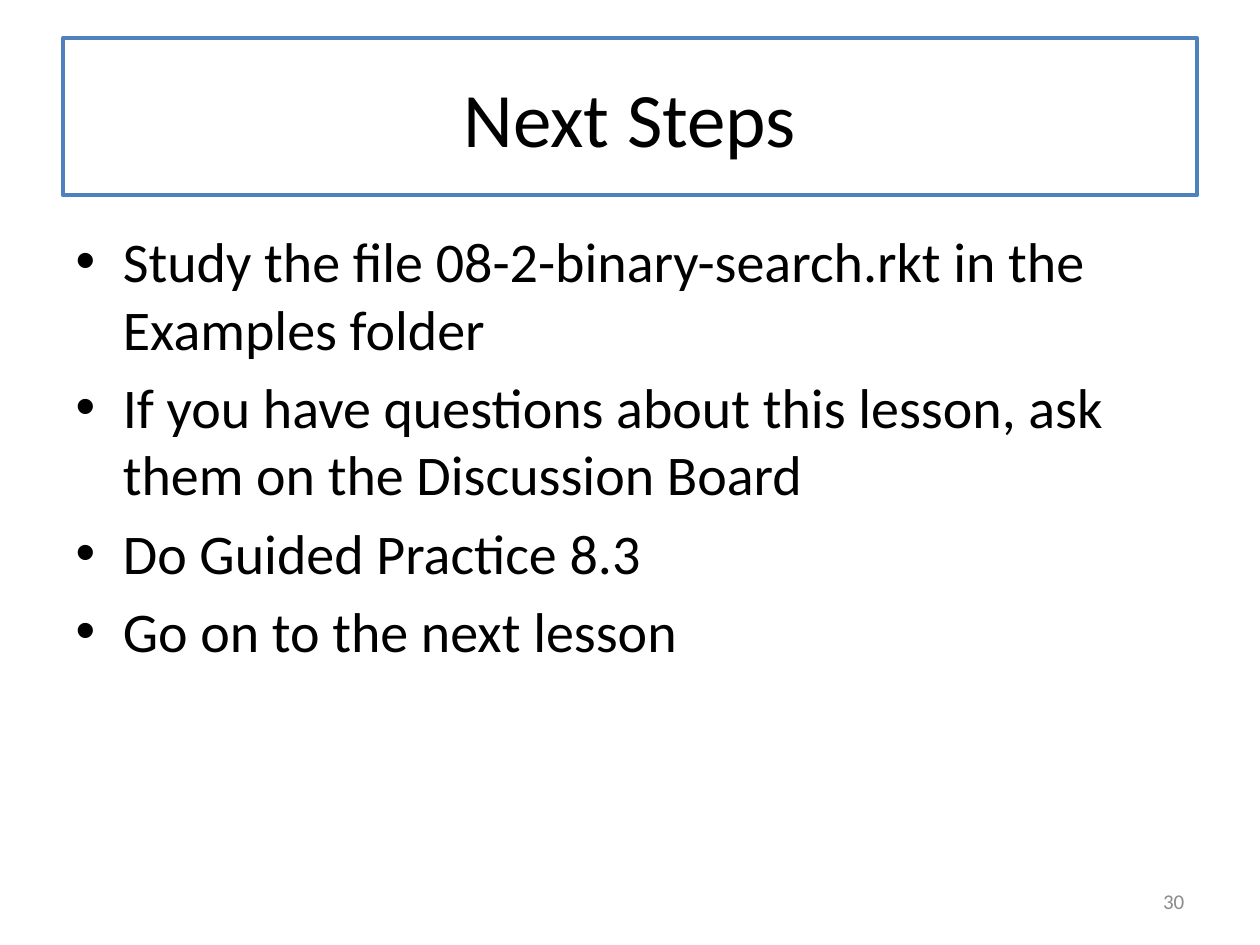
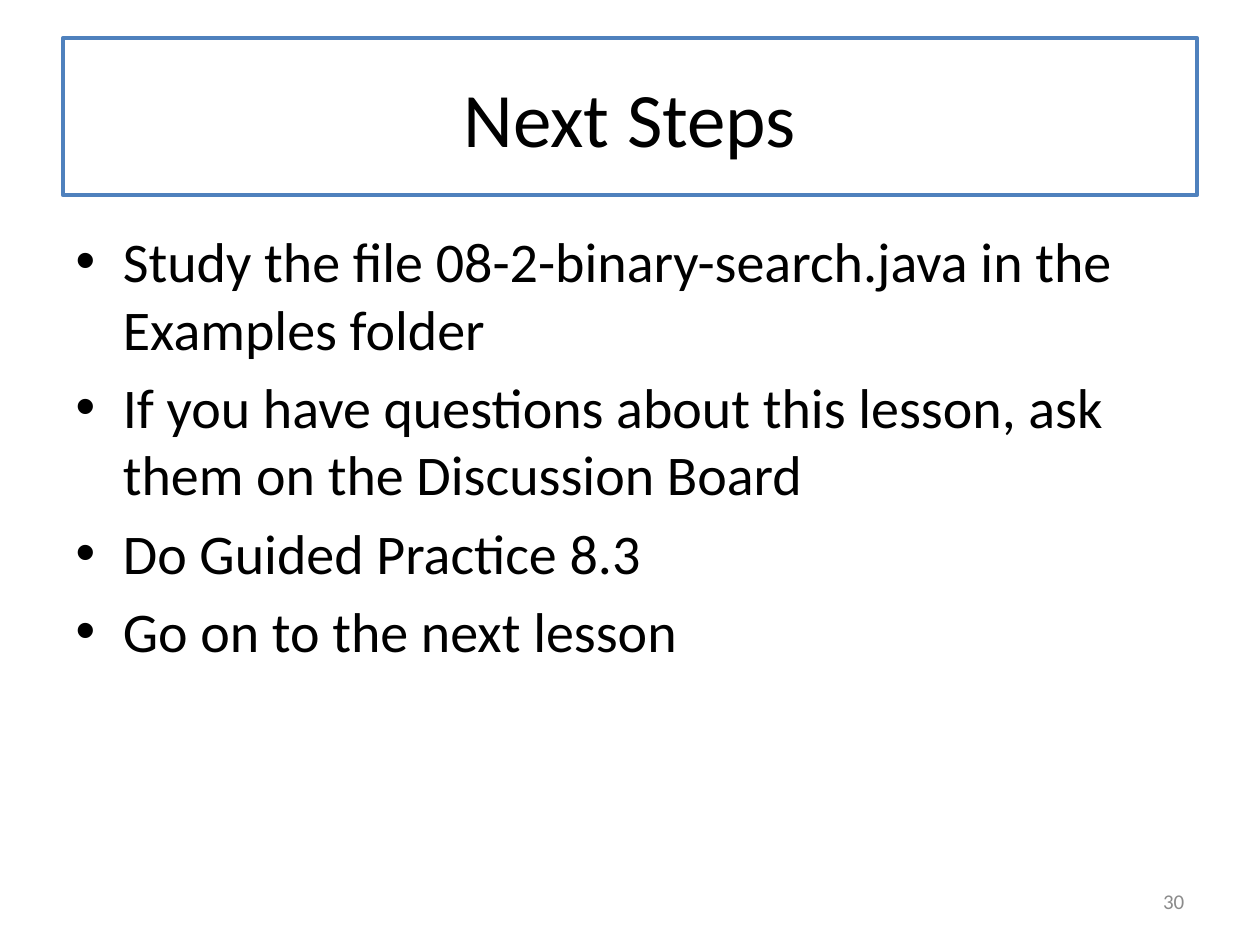
Before and after one commit to mwand/cs5010f17, a slide deck: slide 30 of Slides/Lesson 8.2 Binary Search.pptx. Drawn at 1260x945 pixels with LibreOffice and Linux fonts; fonts in the diff are those of the drawing. Boxes give left, top, right and bottom in pixels: in the first picture for what was removed or moved away, otherwise in the second. Text is boxed around its words. In the diff, an @@ line names an element or a change of style, - is before the commit and + after.

Commit message:
fixed typo in L8.2

```diff
--- a/Slides/Lesson 8.2 Binary Search.pptx
+++ b/Slides/Lesson 8.2 Binary Search.pptx
@@ text at bbox=[123, 243, 1111, 359]: text changed @@
-• Study the file 08-2-binary-search.rkt in the Examples folder
+• Study the file 08-2-binary-search.java in the Examples folder
```
